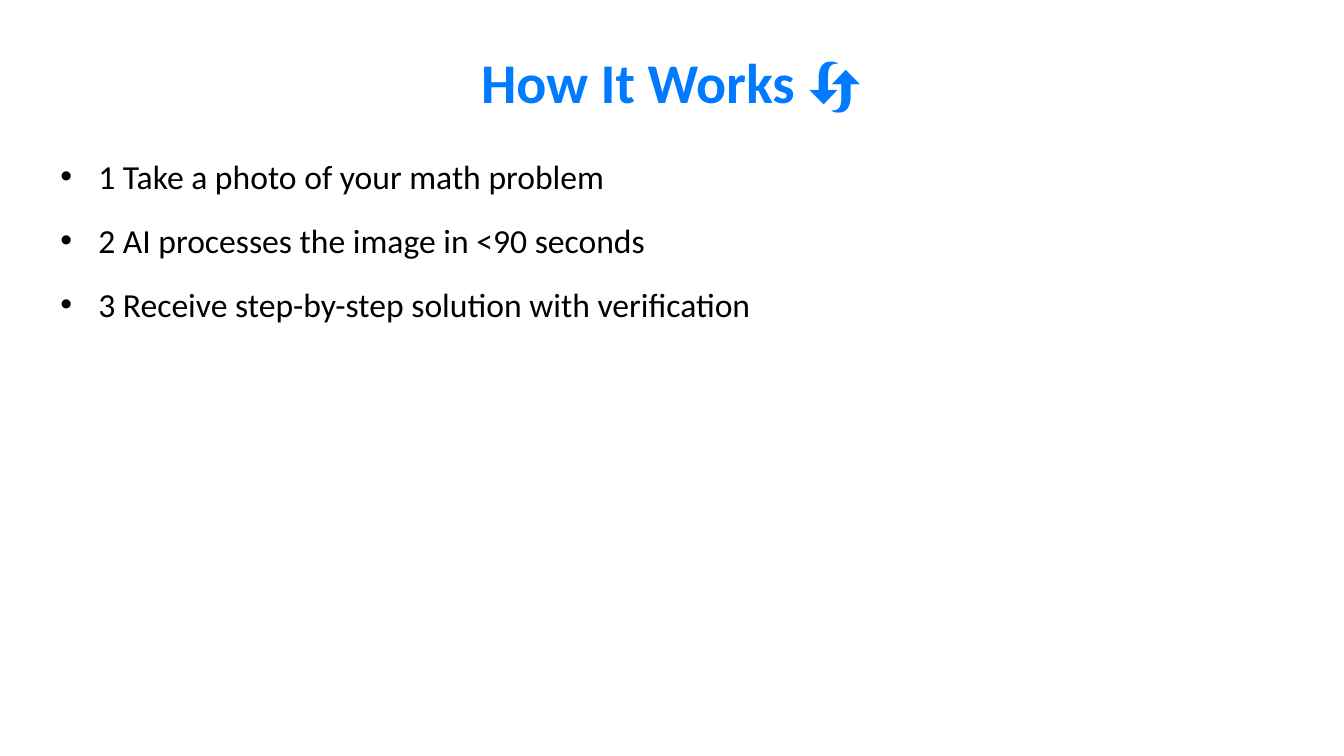
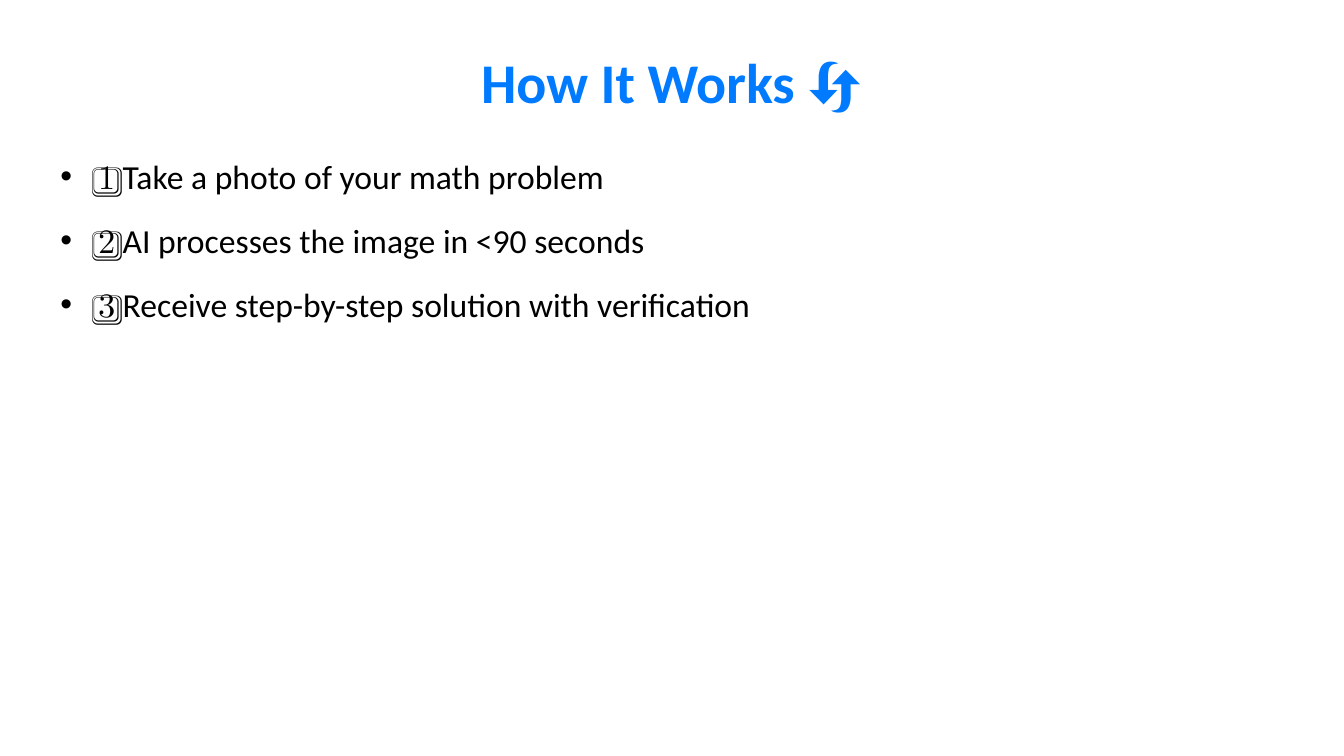
Before and after one commit to lskenkf/math_solver, a slide deck: slide 5 of Math_Solver_Refined_Presentation.pptx (slide 4 before the commit). Drawn at 1344x756 pixels with LibreOffice and Linux fonts; fonts in the diff are those of the drawing. Boxes give left, top, right and bottom in pixels: in the first picture for what was removed or moved away, otherwise in the second. Text is boxed around its words. In the diff, an @@ line names an element or a change of style, - is before the commit and + after.

```diff
--- a/Math_Solver_Refined_Presentation.pptx
+++ b/Math_Solver_Refined_Presentation.pptx
@@ text at (98, 165, 750, 325): text changed @@
-• 1️ Take a photo of your math problem
-• 2️ AI processes the image in <90 seconds
-• 3️ Receive step-by-step solution with verification
+• 1️⃣ Take a photo of your math problem
+• 2️⃣ AI processes the image in <90 seconds
+• 3️⃣ Receive step-by-step solution with verification
```
Also in this commit, not shown: 4 other slides changed, 3 slides added, 1 slide removed, 29 other files.
